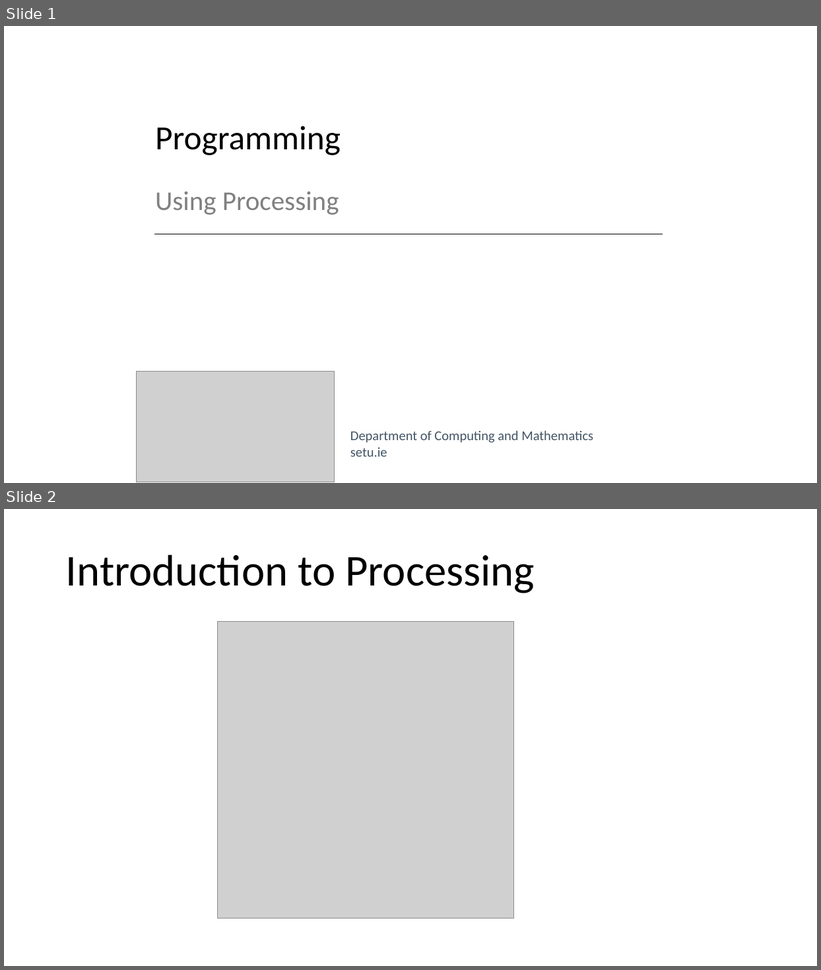
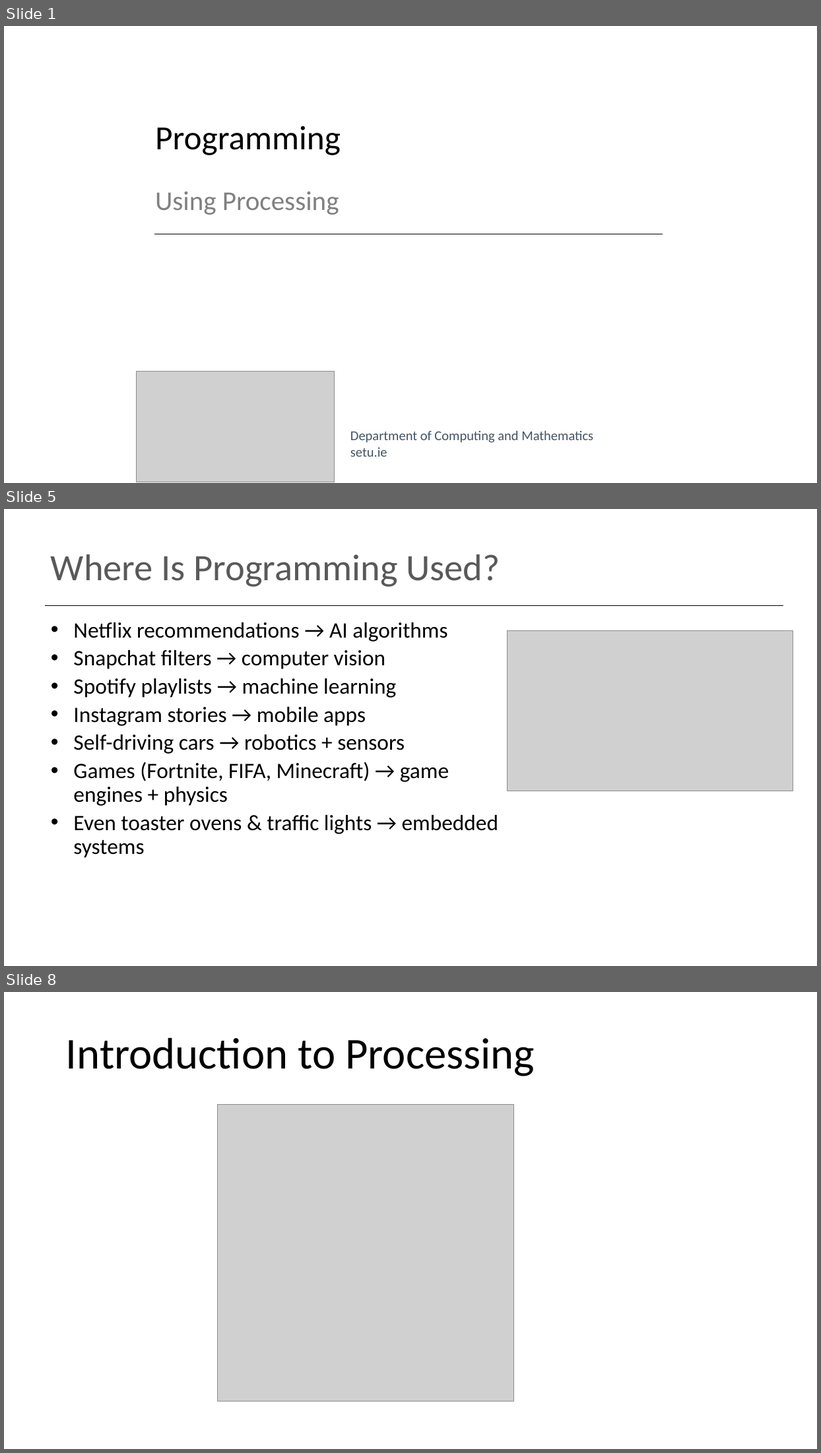
Before and after one commit to SPowerRoche/TryComputingSETU, a slide deck: topic00-processing/talk-1/a-intro-to-programming.pptx. Shown one above the other, each under a label of ours: slides 1 and 2 before the commit, slides 1, 5 and 8 after it; the slides between them are not shown. The pictures are 821x970 and 821x1453 pixels, drawn with LibreOffice and Linux fonts; fonts in the diff are those of the drawing; grey boxes stand for pictures. Boxes give left, top, right and bottom in pixels: in the first picture for what was removed or moved away, otherwise in the second. Text is boxed around its words. In the diff, an @@ line names an element or a change of style, - is before the commit and + after.

```diff
--- a/topic00-processing/talk-1/a-intro-to-programming.pptx
+++ b/topic00-processing/talk-1/a-intro-to-programming.pptx
@@ slide 5 added at box(4, 509, 817, 966), background #FFFFFF @@
@@ title added at box(51, 555, 500, 587), 44 pt, text #595959 @@
+Where Is Programming Used?
@@ line added from (45, 605) to (783, 605), #000000 1 pt @@
@@ text added at box(73, 623, 499, 858), 26 pt, text #000000 @@
+• Netflix recommendations → AI algorithms
+• Snapchat filters → computer vision
+• Spotify playlists → machine learning
+• Instagram stories → mobile apps
+• Self-driving cars → robotics + sensors
+• Games (Fortnite, FIFA, Minecraft) → game engines + physics
+• Even toaster ovens & traffic lights → embedded systems
@@ picture added at box(507, 631, 793, 791) @@
@@ what was slide 2 is now slide 8 @@
```
Also in this commit, not shown: 1 slide changed, 5 other slides added, 4 slides removed, 6 other files.
